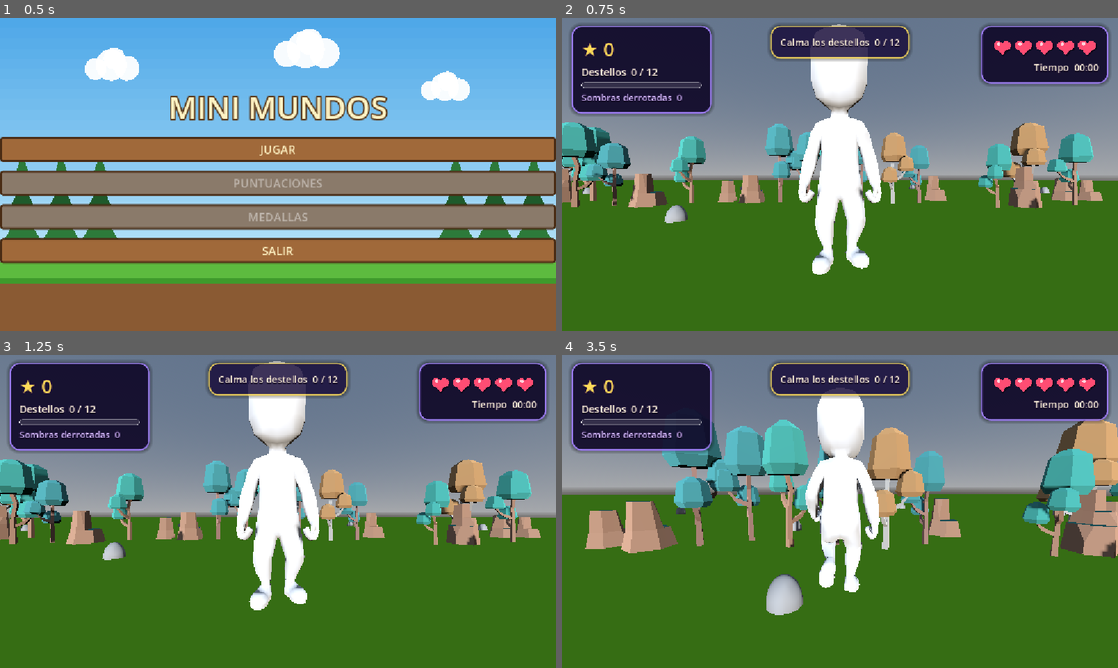
Above: before the commit, frames 1-4 (two rows, left to right).
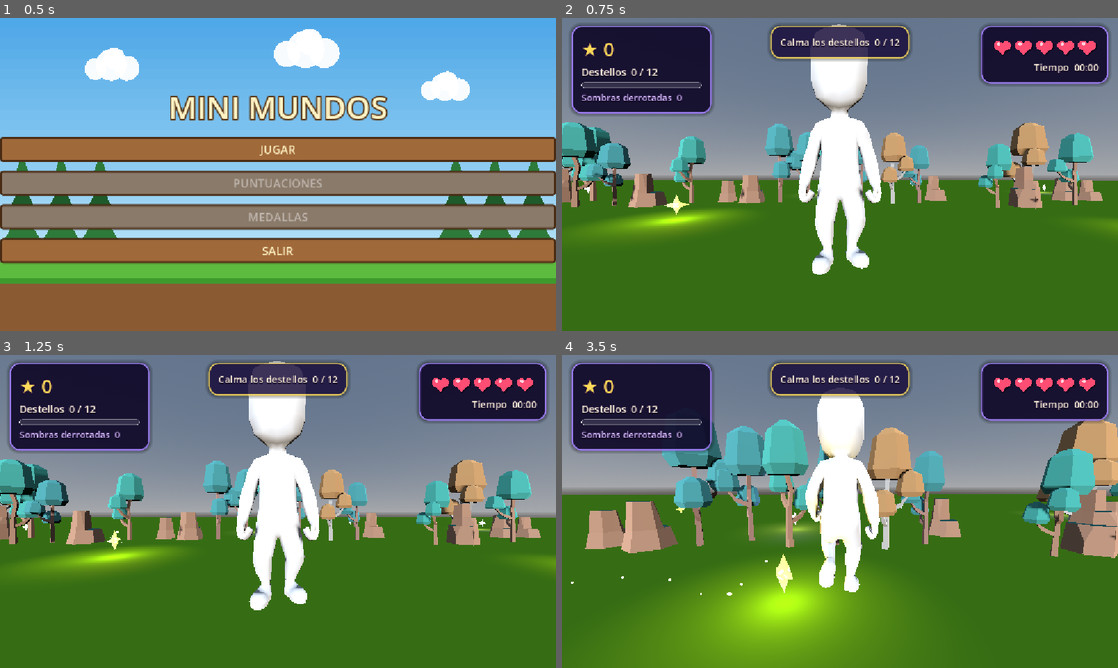
Above: after the commit, the same moments.

Repository: YudyAL/MiniMundosOficial
Game: Godot game, scene res://Escenas/MenuInicio.tscn
Same seed, same stepped clock (60 frames per second), same inputs: the game is played once before the commit and once after it.
Inputs (mouse positions are in pixels of both pictures, inside the frame that each line leads up to):
- Up to frame 1 (0.5 s): no input
- Up to frame 2 (0.75 s): click "JUGAR" at 0.5 s
- Up to frame 3 (1.25 s): no input
- Up to frame 4 (3.5 s): tap Enter at 1.25 s; move the mouse to (867, 511) at 1.27 s; hold Shift (run) 1.28-2.03 s; hold W (move_forward) from 1.28 s (still down); move the mouse to (812, 511) at 2.02 s; tap Space (attack) at 2.1 s; tap Shift (run) at 2.3 s; move the mouse to (851, 505) at 2.77 s; hold Shift (run) from 2.78 s (still down)

Frame 1 is identical in both runs. In frame 2, 1.8% of the frame differs, in the area x 3-100%, y 52-70%; in frame 3, 1.8%; in frame 4, 12%, in the area x 1-100%, y 25-100%.

Commit message:
convierte los Destellos en cristales estelares brillantes

Diff:
--- a/game-start/Escenas/Destello.tscn
+++ b/game-start/Escenas/Destello.tscn
@@ -3,9 +3,6 @@
 [ext_resource type="Script" uid="uid://b5a23tp4ksxd2" path="res://Scripts/destello.gd" id="1_hkvu0"]
 
 [sub_resource type="SphereShape3D" id="SphereShape3D_u5bk5"]
-radius = 0.3
-
-[sub_resource type="SphereMesh" id="SphereMesh_u5bk5"]
 radius = 0.3
 
 [node name="Destello" type="CharacterBody3D" unique_id=1384490060]
@@ -14,6 +11,3 @@
 [node name="CollisionShape3D" type="CollisionShape3D" parent="." unique_id=465232897]
 transform = Transform3D(1, 0, 0, 0, 1, 0, 0, 0, 1, 0, 0.3, 0)
 shape = SubResource("SphereShape3D_u5bk5")
-
-[node name="MeshInstance3D" type="MeshInstance3D" parent="." unique_id=1436106228]
-mesh = SubResource("SphereMesh_u5bk5")
--- a/game-start/Scripts/destello.gd
+++ b/game-start/Scripts/destello.gd
@@ -1,5 +1,12 @@
 extends CharacterBody3D
-# Destello. Escena: CharacterBody3D (este script) + CollisionShape3D + MeshInstance3D
+# Destello: cristal estelar agitado. Gira cerca de él (ESPACIO) para calmarlo.
+# Escena: CharacterBody3D (este script) + CollisionShape3D. El brillo se arma por código.
+
+const Formas = preload("res://Scripts/formas.gd")
+const COLORES := [
+	Color(1.0, 0.85, 0.2), Color(0.35, 0.9, 1.0), Color(1.0, 0.45, 0.75),
+	Color(0.55, 1.0, 0.45), Color(0.78, 0.55, 1.0),
+]
 
 @export var walk_detect := 4.0   # detecta a Lumi a 4 m si camina
 @export var run_detect := 8.0    # y a 8 m si corre
@@ -9,43 +16,89 @@
 var calmed := false
 var player: Node3D
 var gravity: float = ProjectSettings.get_setting("physics/3d/default_gravity")
+var color := Color(1.0, 0.85, 0.2)
+var visual: Node3D
+var cristal: MeshInstance3D
+var t := 0.0
+
 
 func _ready() -> void:
-    add_to_group("destello")
-    player = get_tree().get_first_node_in_group("player")
+	add_to_group("destello")
+	collision_mask |= 2   # no se cae de las islas
+	player = get_tree().get_first_node_in_group("player")
+	color = COLORES[randi() % COLORES.size()]
+	t = randf() * 10.0
+	_construir()
+
+
+func _construir() -> void:
+	visual = Node3D.new()
+	visual.position.y = 0.45
+	add_child(visual)
+
+	var mat_cristal := Formas.mat(color, 2.6, 0.4, 0.25)
+	mat_cristal.cull_mode = BaseMaterial3D.CULL_DISABLED
+	cristal = Formas.malla(Formas.estrella_mesh(4, 0.34, 0.13, 0.13), mat_cristal)
+	visual.add_child(cristal)
+	var nucleo := Formas.esfera(0.11, Formas.mat(Color(1, 1, 1), 4.0, 0.0), Vector3.ZERO, 12)
+	visual.add_child(nucleo)
+
+	var luz := OmniLight3D.new()
+	luz.light_color = color
+	luz.light_energy = 0.9
+	luz.omni_range = 3.0
+	visual.add_child(luz)
+
+	var chispas := Formas.particulas(color, 10, 1.2, 0.35, 0.035, Vector3(0, 0.6, 0), 0.3, 4.0)
+	visual.add_child(chispas)
+
+
+func _process(delta: float) -> void:
+	if calmed:
+		return
+	t += delta
+	var agitacion := clampf(Vector2(velocity.x, velocity.z).length() / maxf(speed, 0.1), 0.0, 1.0)
+	visual.position.y = 0.45 + sin(t * (3.0 + agitacion * 5.0)) * 0.12
+	cristal.rotate_y(delta * (2.5 + agitacion * 8.0))
+
 
 func _physics_process(delta: float) -> void:
-    if calmed or player == null:
-        return
-    if not is_on_floor():
-        velocity.y -= gravity * delta
+	if calmed or player == null:
+		return
+	if not is_on_floor():
+		velocity.y -= gravity * delta
 
-    var to_player := player.global_position - global_position
-    to_player.y = 0.0
-    var dist := to_player.length()
-    var detect_range := run_detect if player.is_running else walk_detect
+	var to_player := player.global_position - global_position
+	var dy := absf(to_player.y)
+	to_player.y = 0.0
+	var dist := to_player.length()
+	var detect_range: float = run_detect if player.get("is_running") else walk_detect
 
-    if dist <= detect_range and dist > 1.0:
-        var dir := to_player.normalized()
-        if flee_from_player:
-            dir = -dir
-        velocity.x = dir.x * speed
-        velocity.z = dir.z * speed
-        rotation.y = atan2(dir.x, dir.z)
-    else:
-        velocity.x = move_toward(velocity.x, 0.0, speed)
-        velocity.z = move_toward(velocity.z, 0.0, speed)
-    move_and_slide()
+	if dist <= detect_range and dist > 1.0 and dy < 3.0:
+		var dir := to_player.normalized()
+		if flee_from_player:
+			dir = -dir
+		velocity.x = dir.x * speed
+		velocity.z = dir.z * speed
+		rotation.y = atan2(dir.x, dir.z)
+	else:
+		velocity.x = move_toward(velocity.x, 0.0, speed)
+		velocity.z = move_toward(velocity.z, 0.0, speed)
+	move_and_slide()
 
-func on_spin(from_pos: Vector3, push: float) -> void:
-    if calmed:
-        return
-    calmed = true
-    set_physics_process(false)
-    var away := global_position - from_pos
-    away.y = 0.0
-    var tween := create_tween()
-    tween.tween_property(self, "global_position", global_position + away.normalized() * push, 0.15)
-    tween.tween_property(self, "scale", Vector3.ZERO, 0.3)
-    tween.finished.connect(queue_free)
-    Game.register_calm()
+
+func on_spin(_from_pos: Vector3, _push: float) -> void:
+	if calmed:
+		return
+	calmed = true
+	set_physics_process(false)
+	var cs := get_node_or_null("CollisionShape3D") as CollisionShape3D
+	if cs:
+		cs.set_deferred("disabled", true)
+	Formas.estallido(get_parent(), visual.global_position, color, 30)
+	var tw := create_tween()
+	tw.tween_property(visual, "position:y", visual.position.y + 1.6, 0.35).set_trans(Tween.TRANS_BACK).set_ease(Tween.EASE_OUT)
+	tw.parallel().tween_property(visual, "scale", Vector3.ONE * 1.6, 0.35)
+	tw.tween_property(visual, "scale", Vector3.ZERO, 0.25)
+	tw.finished.connect(queue_free)
+	Game.register_calm()
